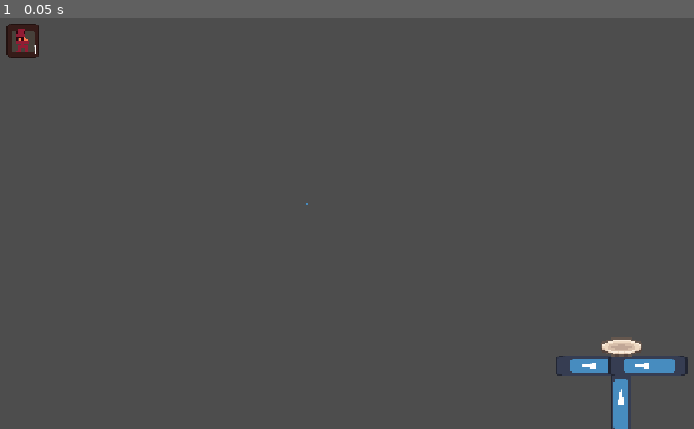
Above: before the commit, frame 1.
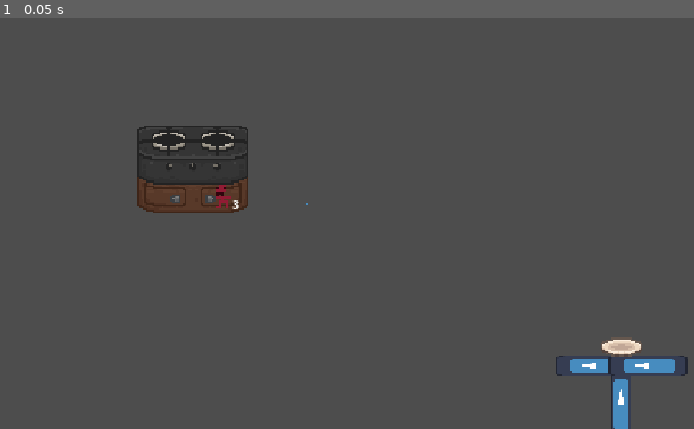
Above: after the commit, the same moment.

Repository: Regonold520/gmtk-foodkap
Game: Godot game, scene res://main.tscn
Same seed, same stepped clock (60 frames per second), same inputs: the game is played once before the commit and once after it. The project has no main scene, so this scene is started directly. The engine's default icon, where the game draws it, is replaced by a stand-in: a white triangle on a blue panel in a dark square.
Inputs:
- Up to frame 1 (0.05 s): no input

The runs differ from the first frame. In frame 1, 2.5% of the frame differs, in the area x 0-36%, y 1-48%.

Commit message:
it actually gives and takes

Diff:
--- a/main.tscn
+++ b/main.tscn
@@ -7,11 +7,23 @@
 [ext_resource type="Texture2D" uid="uid://cg77hijyxxnqb" path="res://icon.svg" id="3_lquwl"]
 [ext_resource type="Script" uid="uid://cs0sbb3q5o2qs" path="res://scripts/textureOffset.gd" id="5_5vw27"]
 [ext_resource type="Script" uid="uid://de02chtosiqg4" path="res://resources/ingredient.gd" id="5_lquwl"]
+[ext_resource type="Texture2D" uid="uid://bnamtuh6dbb51" path="res://assets/machines/container.png" id="6_kek77"]
+[ext_resource type="Texture2D" uid="uid://0xu46j311sbf" path="res://assets/machines/grill.png" id="9_4c57u"]
 
 [sub_resource type="CircleShape2D" id="CircleShape2D_mltvj"]
 radius = 2.0
 
 [sub_resource type="Resource" id="Resource_1bvp3"]
+script = ExtResource("5_lquwl")
+Type = "testFood"
+metadata/_custom_type_script = "uid://de02chtosiqg4"
+
+[sub_resource type="Resource" id="Resource_kek77"]
+script = ExtResource("5_lquwl")
+Type = "testFood"
+metadata/_custom_type_script = "uid://de02chtosiqg4"
+
+[sub_resource type="Resource" id="Resource_4c57u"]
 script = ExtResource("5_lquwl")
 Type = "testFood"
 metadata/_custom_type_script = "uid://de02chtosiqg4"
@@ -63,9 +75,24 @@
 [node name="CollisionShape2D" type="CollisionShape2D" parent="SelectionManager/Area2D" unique_id=542888841]
 shape = SubResource("CircleShape2D_mltvj")
 
-[node name="Area2D" parent="." unique_id=961949610 instance=ExtResource("2_0xm2m")]
-position = Vector2(167, 89)
-ResourcesHeld = Array[ExtResource("5_lquwl")]([SubResource("Resource_1bvp3")])
+[node name="Container" type="Sprite2D" parent="." unique_id=1874639578]
+position = Vector2(412, 309.99997)
+scale = Vector2(2.5, 2.5)
+texture = ExtResource("6_kek77")
+
+[node name="Area2D" parent="Container" unique_id=961949610 instance=ExtResource("2_0xm2m")]
+position = Vector2(-17.2, 1.2000077)
+scale = Vector2(0.39999995, 0.39999995)
+
+[node name="Area2D2" parent="Container" unique_id=978876219 instance=ExtResource("2_0xm2m")]
+position = Vector2(17.599998, 1.2000077)
+scale = Vector2(0.39999995, 0.39999995)
+ResourcesHeld = Array[ExtResource("5_lquwl")]([SubResource("Resource_1bvp3"), SubResource("Resource_kek77"), SubResource("Resource_4c57u")])
+
+[node name="Grill" type="Sprite2D" parent="." unique_id=676387498]
+position = Vector2(412.00003, 253)
+scale = Vector2(2.5, 2.5)
+texture = ExtResource("9_4c57u")
 
 [connection signal="clickedObject" from="SelectionManager" to="HoldingManager" method="_on_selection_manager_clicked_object"]
 [connection signal="clickedObject" from="SelectionManager" to="SelectionManager" method="_on_clicked_object"]
--- a/scenes/ingredientBox.tscn
+++ b/scenes/ingredientBox.tscn
@@ -11,6 +11,7 @@
 script = ExtResource("1_cx443")
 
 [node name="Box" type="Sprite2D" parent="." unique_id=1086835684]
+visible = false
 modulate = Color(1, 0.4627451, 0.30588236, 1)
 scale = Vector2(0.375602, 0.375602)
 texture = ExtResource("2_g71qr")
--- a/scripts/ResourceBox.gd
+++ b/scripts/ResourceBox.gd
@@ -8,7 +8,11 @@
 		ResourcesHeld = type
 		displayItems()
 
+func _ready():
+	displayItems()
+
 func displayItems() -> void:
+	print("hi! im display items and i have", ResourcesHeld)
 	if ResourcesHeld != []:
 		$ItemTexture.texture = load("res://assets/ingredients/"+ResourcesHeld[0].Type+".png")
 		$Count.text = str(ResourcesHeld.size())
--- a/scripts/holdingManager.gd
+++ b/scripts/holdingManager.gd
@@ -17,8 +17,9 @@
 
 func _on_selection_manager_clicked_object(object : Node):
 	if object is ResourceBox:
-		if inHand == null and object.ResourcesHeld != []:
-			inHand = object.grabItemFromTop()
+		if inHand == null:
+			if object.ResourcesHeld != []:
+				inHand = object.grabItemFromTop()
 		else:
 			var canInput : bool
 			if object.ResourcesHeld != []:
@@ -29,6 +30,6 @@
 			else:
 				canInput = true
 			if inHand != null and canInput:
-				var newArray : Array[IngredientResource] = [inHand]
-				object.ResourcesHeld = newArray
+				object.ResourcesHeld.append(inHand)
+				object.ResourcesHeld = object.ResourcesHeld
 				inHand = null
